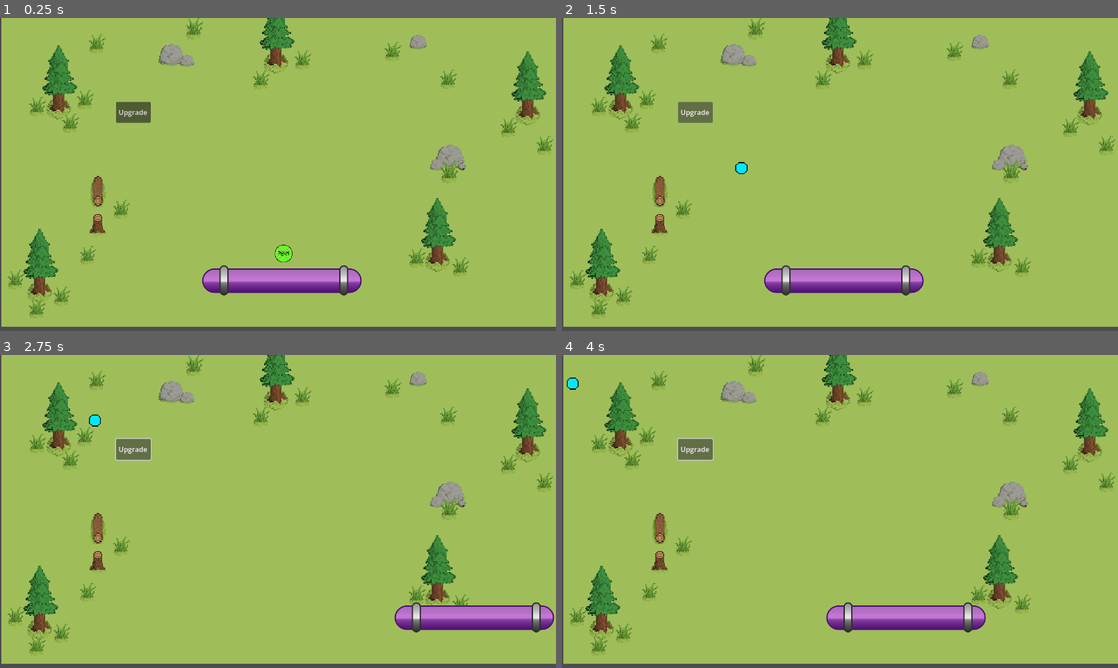
Above: before the commit, frames 1-4 (two rows, left to right).
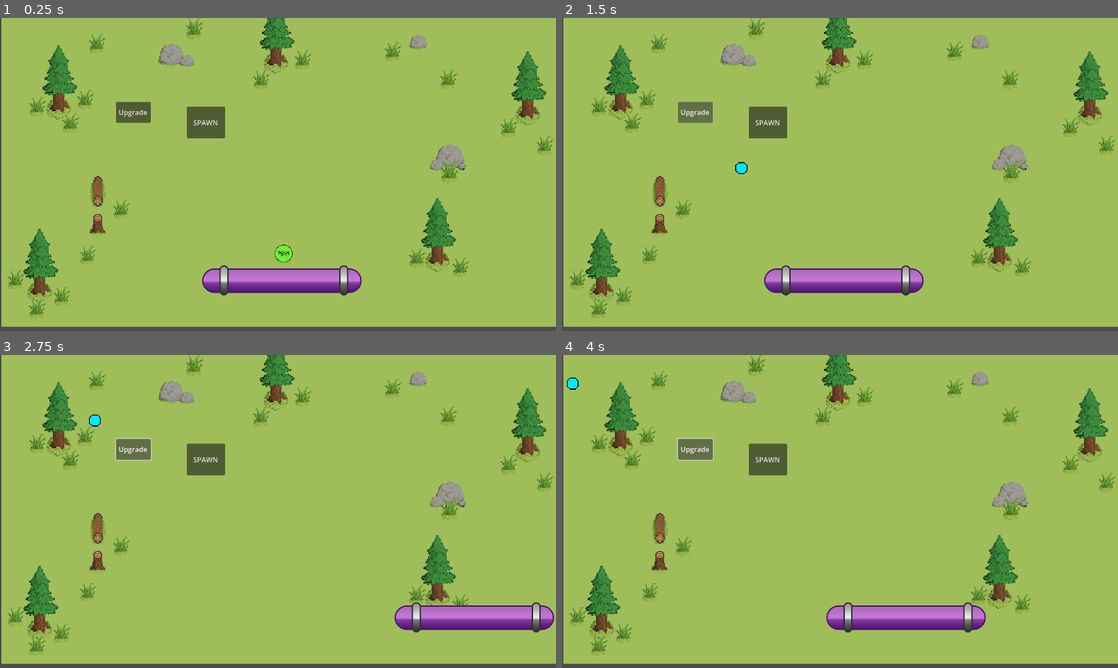
Above: after the commit, the same moments.

Repository: RuiTheSalted/Brick-by-Brick
Game: Godot game, scene res://scenes/level.tscn
Same seed, same stepped clock (60 frames per second), same inputs: the game is played once before the commit and once after it. This scene is started directly instead of the project's main scene.
Inputs:
- Up to frame 1 (0.25 s): no input
- Up to frame 2 (1.5 s): click "SPAWN" at 0.5 s; click "Upgrade" at 1.25 s
- Up to frame 3 (2.75 s): hold Right (ui_right) from 2.03 s (still down)
- Up to frame 4 (4 s): release Right (ui_right) at 2.78 s; hold Left (ui_left) 2.78-3.53 s; hold Right (ui_right) from 3.53 s (still down)

The runs differ from the first frame. In frame 1, 0.7% of the frame differs, in the area x 33-41%, y 28-39%; in frame 2, 0.7%; in frame 3, 0.7%; in frame 4, 0.7%.

Commit message:
Reorganized folders for grass level assests

Diff:
--- a/scenes/level.tscn
+++ b/scenes/level.tscn
@@ -2,15 +2,15 @@
 
 [ext_resource type="PackedScene" uid="uid://d1qf34fyylxqi" path="res://scenes/paddle.tscn" id="1_2q6dc"]
 [ext_resource type="PackedScene" uid="uid://dtlu1ys4mvur7" path="res://scenes/ball_spawner.tscn" id="1_mx8sn"]
-[ext_resource type="Texture2D" uid="uid://cjm36a8ysgf4b" path="res://assets/spritesArt/mapsSprites/grassLevel/GrassBackground.png" id="8_bg"]
-[ext_resource type="Texture2D" uid="uid://eemue63q7n5x" path="res://assets/spritesArt/mapsSprites/grassLevel/pineTree.png" id="9_tree"]
 [ext_resource type="PackedScene" uid="uid://dj35vrqtmjv7k" path="res://scenes/ball.tscn" id="2_w7c3h"]
-[ext_resource type="Texture2D" uid="uid://c0h23gn43txwl" path="res://assets/spritesArt/mapsSprites/grassLevel/Grass.png" id="3_2r41h"]
+[ext_resource type="Texture2D" uid="uid://c0h23gn43txwl" path="res://maps/easyMaps/mapsSprites/grassLevelOne/Grass.png" id="3_2r41h"]
 [ext_resource type="PackedScene" uid="uid://bi4747sfo5gjc" path="res://scenes/buttons.tscn" id="3_w8frs"]
-[ext_resource type="Texture2D" uid="uid://dvqguhd5is4im" path="res://assets/spritesArt/mapsSprites/grassLevel/rockWithGrass.png" id="4_olg7q"]
-[ext_resource type="Texture2D" uid="uid://diyfiptv2f3pg" path="res://assets/spritesArt/mapsSprites/grassLevel/smallRocks.png" id="5_t1rx8"]
-[ext_resource type="Texture2D" uid="uid://sgfauw5lwcku" path="res://assets/spritesArt/mapsSprites/grassLevel/fallenLog.png" id="6_8iemx"]
-[ext_resource type="Texture2D" uid="uid://d1qjtqb0jlut2" path="res://assets/spritesArt/mapsSprites/grassLevel/treeTrunck.png" id="7_64w2a"]
+[ext_resource type="Texture2D" uid="uid://dvqguhd5is4im" path="res://maps/easyMaps/mapsSprites/grassLevelOne/rockWithGrass.png" id="4_olg7q"]
+[ext_resource type="Texture2D" uid="uid://diyfiptv2f3pg" path="res://maps/easyMaps/mapsSprites/grassLevelOne/smallRocks.png" id="5_t1rx8"]
+[ext_resource type="Texture2D" uid="uid://sgfauw5lwcku" path="res://maps/easyMaps/mapsSprites/grassLevelOne/fallenLog.png" id="6_8iemx"]
+[ext_resource type="Texture2D" uid="uid://d1qjtqb0jlut2" path="res://maps/easyMaps/mapsSprites/grassLevelOne/treeTrunck.png" id="7_64w2a"]
+[ext_resource type="Texture2D" uid="uid://cjm36a8ysgf4b" path="res://maps/easyMaps/mapsSprites/grassLevelOne/GrassBackground.png" id="8_bg"]
+[ext_resource type="Texture2D" uid="uid://eemue63q7n5x" path="res://maps/easyMaps/mapsSprites/grassLevelOne/pineTree.png" id="9_tree"]
 
 [sub_resource type="RectangleShape2D" id="RectangleShape2D_w7c3h"]
 size = Vector2(20, 733)
@@ -25,9 +25,6 @@
 size = Vector2(1280.5, 22)
 
 [node name="Level" type="Node2D" unique_id=1648176846]
-
-[node name="BallSpawner" parent="." unique_id=478855960 instance=ExtResource("1_mx8sn")]
-position = Vector2(430, 201)
 
 [node name="Background" type="Sprite2D" parent="." unique_id=394307397]
 position = Vector2(642, 350)
@@ -226,3 +223,6 @@
 [node name="Buttons" parent="." unique_id=608108710 instance=ExtResource("3_w8frs")]
 top_level = true
 position = Vector2(266, 193)
+
+[node name="BallSpawner" parent="." unique_id=478855960 instance=ExtResource("1_mx8sn")]
+position = Vector2(430, 201)
Renamed: assets/spritesArt/mapsSprites/grassLevel/Grass.png -> maps/easyMaps/mapsSprites/grassLevelOne/Grass.png
Not shown, changed: maps/easyMaps/mapsSprites/grassLevelOne/Grass.png.import
Renamed: assets/spritesArt/mapsSprites/grassLevel/GrassBackground.png -> maps/easyMaps/mapsSprites/grassLevelOne/GrassBackground.png
Not shown, changed: maps/easyMaps/mapsSprites/grassLevelOne/GrassBackground.png.import
Renamed: assets/spritesArt/mapsSprites/grassLevel/Tree.png -> maps/easyMaps/mapsSprites/grassLevelOne/Tree.png
Not shown, changed: maps/easyMaps/mapsSprites/grassLevelOne/Tree.png.import
Renamed: assets/spritesArt/mapsSprites/grassLevel/fallenLog.png -> maps/easyMaps/mapsSprites/grassLevelOne/fallenLog.png
Not shown, changed: maps/easyMaps/mapsSprites/grassLevelOne/fallenLog.png.import
Renamed: assets/spritesArt/mapsSprites/grassLevel/pineTree.png -> maps/easyMaps/mapsSprites/grassLevelOne/pineTree.png
Not shown, changed: maps/easyMaps/mapsSprites/grassLevelOne/pineTree.png.import
Renamed: assets/spritesArt/mapsSprites/grassLevel/rockNoGrass.png -> maps/easyMaps/mapsSprites/grassLevelOne/rockNoGrass.png
Not shown, changed: maps/easyMaps/mapsSprites/grassLevelOne/rockNoGrass.png.import
(and 7 more such lines)
